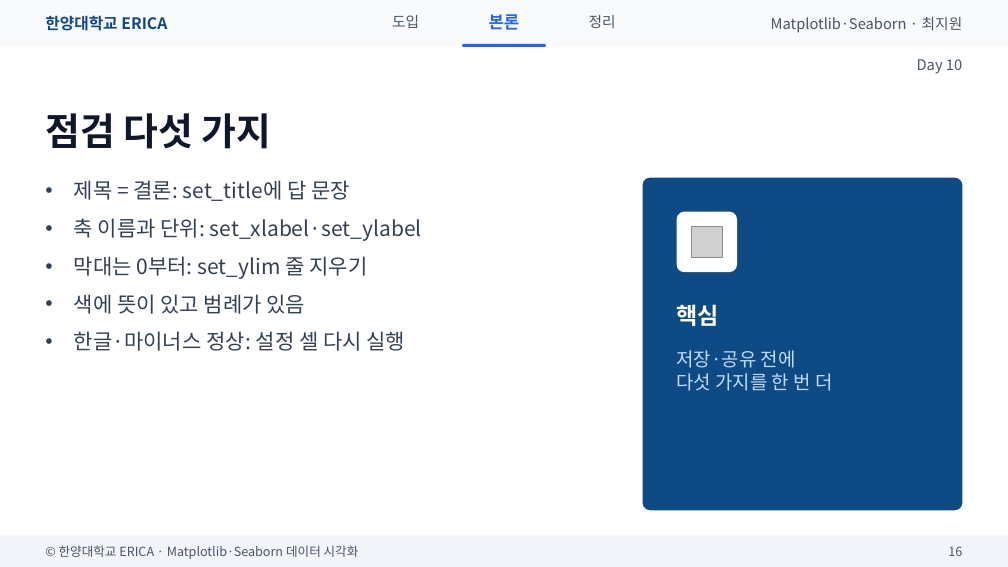
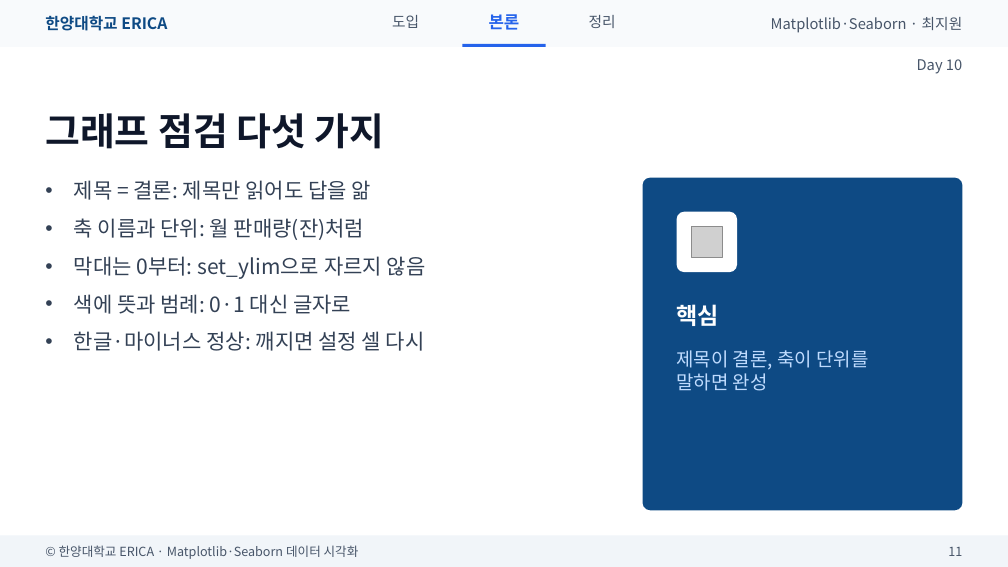
Before and after one commit to wonguwon/generate_lesson, a slide deck: slide 11 of materials/matplotlib-seaborn/ppt/Day10/Day10_미니프로젝트.pptx (slide 16 before the commit). Drawn at 1008x567 pixels with LibreOffice and Linux fonts; fonts in the diff are those of the drawing; grey boxes stand for pictures. Boxes give left, top, right and bottom in pixels: in the first picture for what was removed or moved away, otherwise in the second. Text is boxed around its words. In the diff, an @@ line names an element or a change of style, - is before the commit and + after.

```diff
--- a/materials/matplotlib-seaborn/ppt/Day10/Day10_미니프로젝트.pptx
+++ b/materials/matplotlib-seaborn/ppt/Day10/Day10_미니프로젝트.pptx
@@ title at (45, 113, 385, 149): text changed @@
-점검 다섯 가지
+그래프 점검 다섯 가지
@@ text at (74, 180, 426, 351): text changed @@
-• 제목 = 결론: set_title에 답 문장
-• 축 이름과 단위: set_xlabel·set_ylabel
-• 막대는 0부터: set_ylim 줄 지우기
-• 색에 뜻이 있고 범례가 있음
-• 한글·마이너스 정상: 설정 셀 다시 실행
+• 제목 = 결론: 제목만 읽어도 답을 앎
+• 축 이름과 단위: 월 판매량(잔)처럼
+• 막대는 0부터: set_ylim으로 자르지 않음
+• 색에 뜻과 범례: 0·1 대신 글자로
+• 한글·마이너스 정상: 깨지면 설정 셀 다시
@@ text at (677, 350, 868, 391): text changed @@
-저장·공유 전에
-다섯 가지를 한 번 더
+제목이 결론, 축이 단위를
+말하면 완성
@@ text at (948, 547, 962, 556): text changed @@
-16
+11
```
Also in this commit, not shown: 13 other slides changed, 1 slide added, 4 slides removed, 3 other files.
